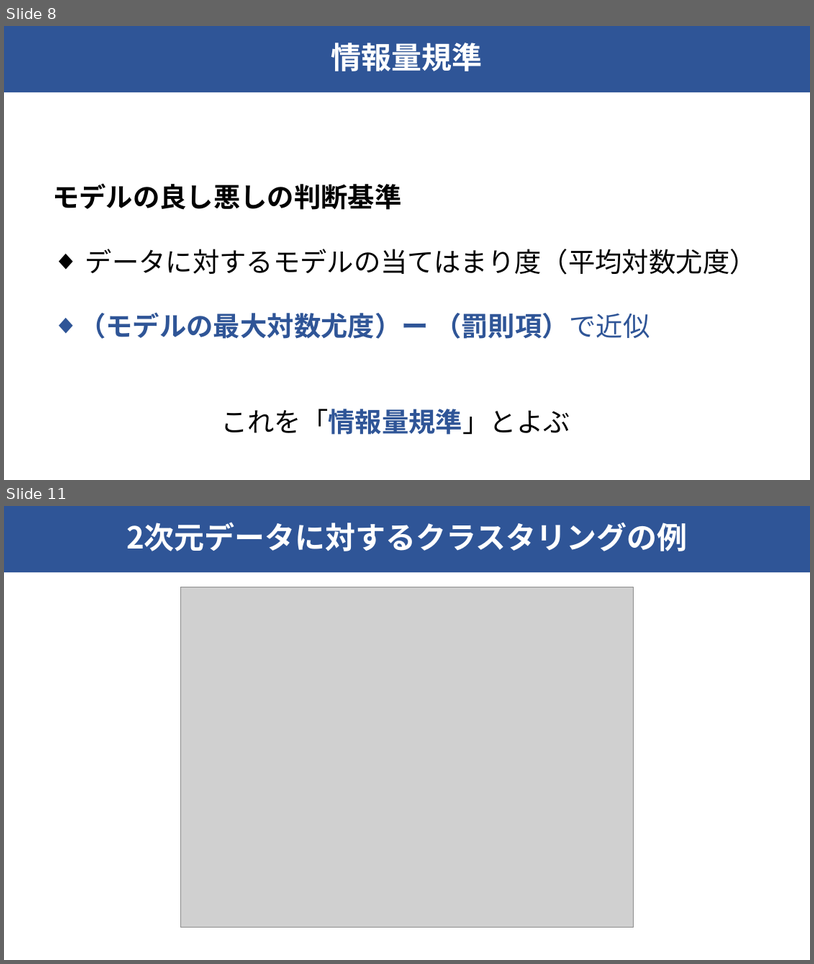
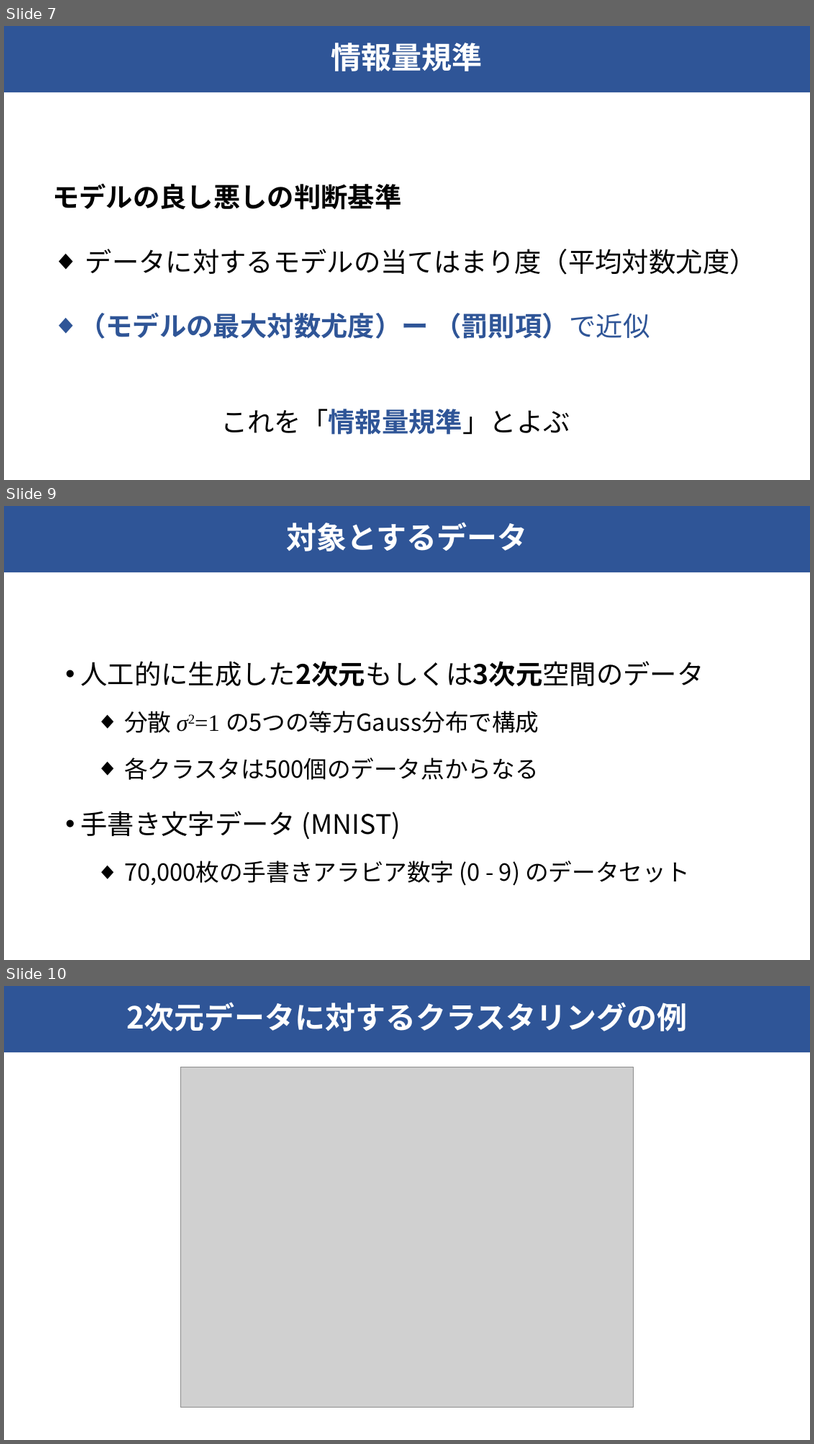
Before and after one commit to raryosu/graduation-research, a slide deck: docs/interim-presen/interim_hagihara.pptx. Shown one above the other, each under a label of ours: slides 8 and 11 before the commit, slides 7, 9 and 10 after it; the slides between them are not shown. The pictures are 814x964 and 814x1444 pixels, drawn with LibreOffice and Linux fonts; fonts in the diff are those of the drawing; grey boxes stand for pictures. Boxes give left, top, right and bottom in pixels: in the first picture for what was removed or moved away, otherwise in the second. Text is boxed around its words. In the diff, an @@ line names an element or a change of style, - is before the commit and + after.

```diff
--- a/docs/interim-presen/interim_hagihara.pptx
+++ b/docs/interim-presen/interim_hagihara.pptx
@@ slide 9 added at [4,506,810,960], background #FFFFFF; not listed: 1 template element that a slide beside it also shows @@
@@ title added at [287,522,528,551], 36 pt, text #FFFFFF, bold @@
+対象とするデータ
@@ text added at [80,661,704,885], 28 pt, text #000000 @@
+• 人工的に生成した2次元もしくは3次元空間のデータ
+  ◆ 分散 σ2=1 の5つの等方Gauss分布で構成
+  ◆ 各クラスタは500個のデータ点からなる
+• 手書き文字データ (MNIST)
+  ◆ 70,000枚の手書きアラビア数字 (0 - 9) のデータセット
@@ what was slide 8 is now slide 7 @@
@@ what was slide 11 is now slide 10 @@
```
Also in this commit, not shown: 6 slides changed, 3 other slides added, 1 slide removed, 5 other files.
